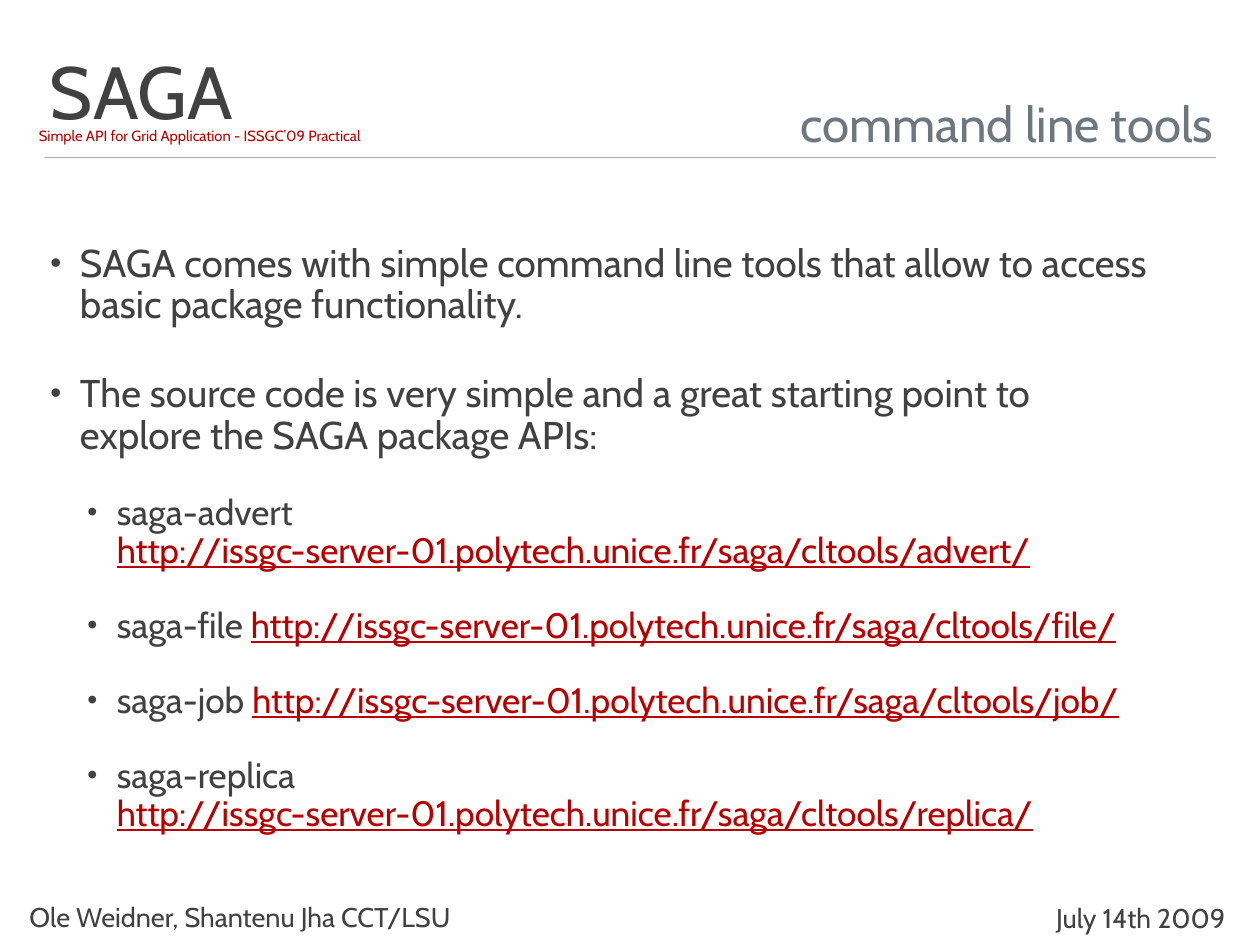
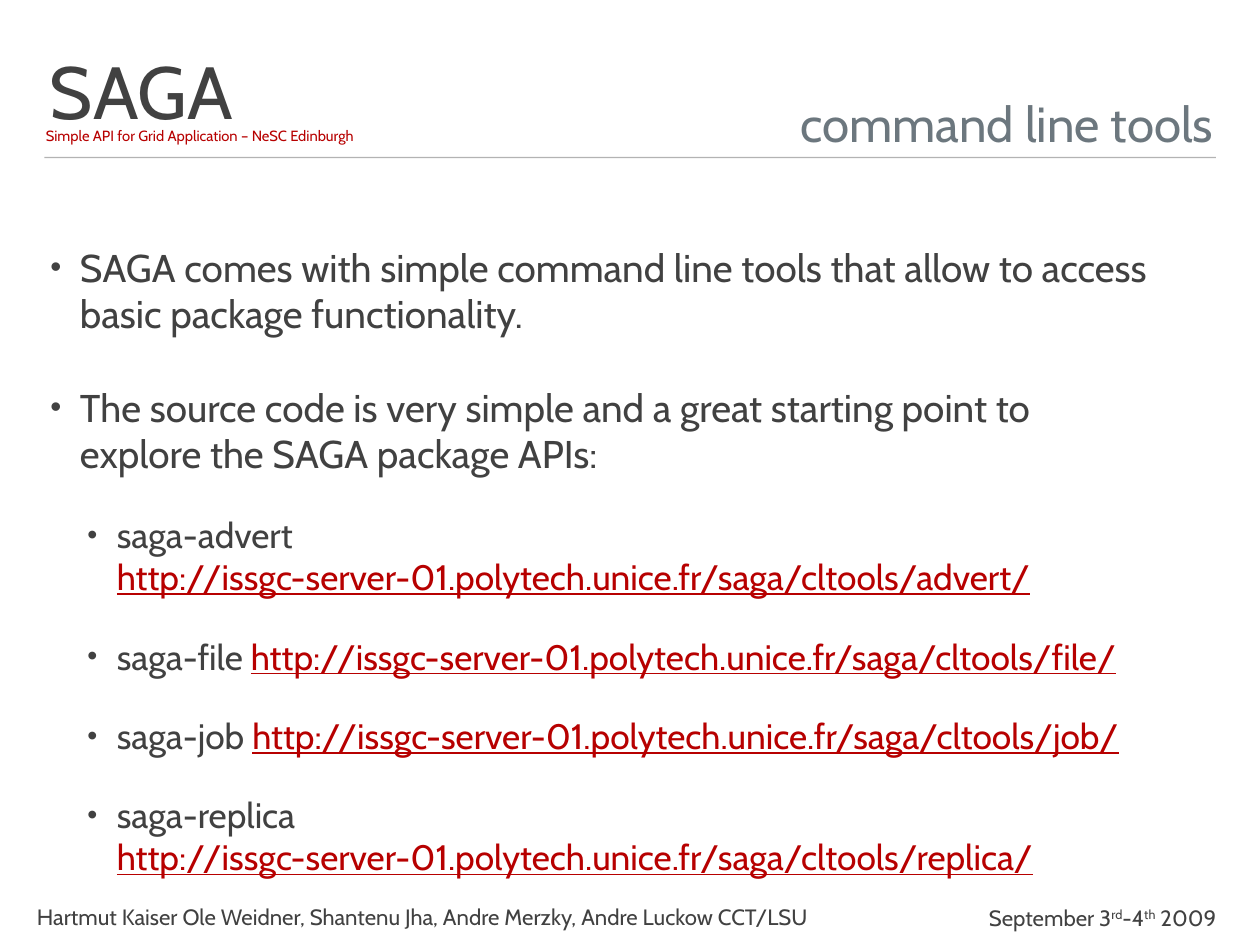
Before and after one commit to saga-project/saga-cpp-legacy-projects, a slide deck: slide 5 of tutorial/NeSC-2009/ISSGC09-Practical-PPT.ppt. Drawn at 1260x945 pixels with LibreOffice and Linux fonts; fonts in the diff are those of the drawing; background and template pictures are left out. Boxes give left, top, right and bottom in pixels: in the first picture for what was removed or moved away, otherwise in the second. Text is boxed around its words. In the diff, an @@ line names an element or a change of style, - is before the commit and + after.

```diff
--- a/tutorial/NeSC-2009/ISSGC09-Practical-PPT.ppt
+++ b/tutorial/NeSC-2009/ISSGC09-Practical-PPT.ppt
@@ text at bbox=[46, 130, 353, 145]: text changed @@
-Simple API for Grid Application - ISSGC’09 Practical
+Simple API for Grid Application – NeSC Edinburgh
@@ text "SAGA comes with simple command ..." at bbox=[80, 253, 1147, 879]: line spacing 0.9 to 1 @@
@@ text at bbox=[37, 908, 808, 931]: text changed; size 22 to 18 pt @@
-Ole Weidner, Shantenu Jha CCT/LSU
+Hartmut Kaiser Ole Weidner, Shantenu Jha, Andre Merzky, Andre Luckow CCT/LSU
@@ text added at bbox=[989, 909, 1216, 932], 18 pt, text #414141 @@
+September 3rd-4th 2009
@@ text removed at bbox=[1056, 907, 1225, 934] @@
-July 14th 2009
```
Also in this commit, not shown: 12 other slides changed, 8 other files.
